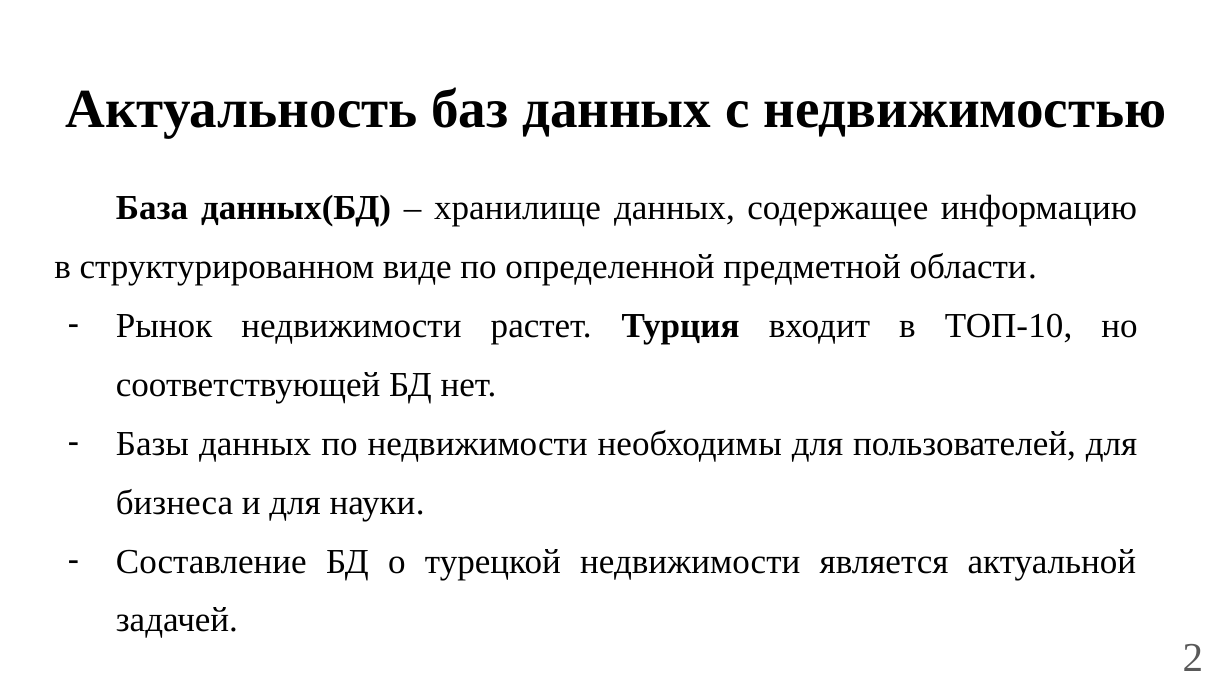
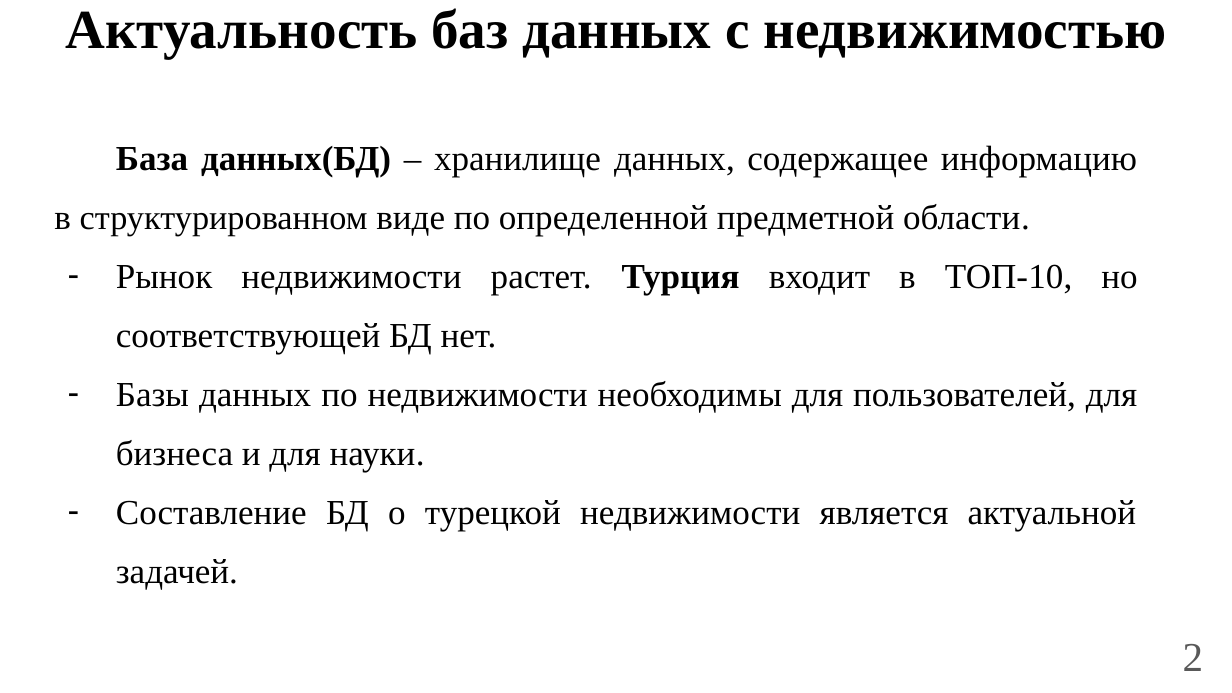
Before and after one commit to OkejoTM/Diploma, a slide deck: slide 2 of Presentation.pptx. Drawn at 1232x693 pixels with LibreOffice and Linux fonts; fonts in the diff are those of the drawing. Boxes give left, top, right and bottom in pixels: in the first picture for what was removed or moved away, otherwise in the second. Text is boxed around its words. In the diff, an @@ line names an element or a change of style, - is before the commit and + after.

```diff
--- a/Presentation.pptx
+++ b/Presentation.pptx
@@ title "Актуальность баз данных с недвижимостью": place and size @@
-title "Актуальность баз данных с недвижимостью" at (65, 87, 1166, 137)
+title "Актуальность баз данных с недвижимостью" at (65, 8, 1166, 58)
@@ text "База данных(БД) – хранилище данных, ...": place and size @@
-text "База данных(БД) – хранилище данных, ..." at (54, 194, 1137, 638)
+text "База данных(БД) – хранилище данных, ..." at (54, 145, 1137, 590)
@@ text at (54, 145, 1137, 237): size 20.5 to 20 pt in "структурированном" @@
```
Also in this commit, not shown: 6 other slides changed, 6 slides added, 1 slide removed, 9 other files.
